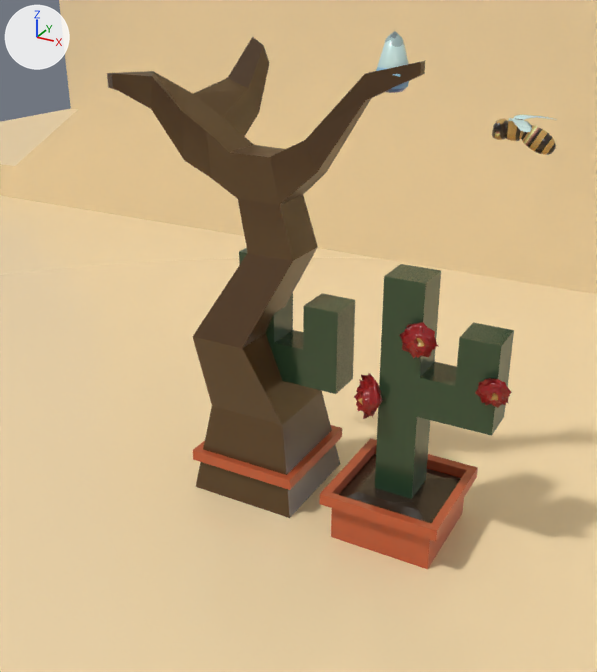
What one commit did to the Blender file blender/3dassets.blend.
One viewpoint serves both versions: a 50 mm camera at (0.949, -1.571, 1.298) aimed at (-0.003, 0.162, 0.432). Lighting does not change. The marker at upper left points along +X, +Y and +Z.

Before the edit, the objects in view are built like this:
```python
me_cube_002 = bpy.data.meshes.new('Cube.002')
me_cube_002.from_pydata(...)  # 64 vertices, 62 faces; spans x -0.139..0.209, y -0.139..0.139, z 0.0..0.713
me_cube_002.materials.append(mat_flatcolor)
me_cube_006 = bpy.data.meshes.new('Cube.006')
me_cube_006.from_pydata(...)  # a box spanning x -0.05..0.05, y -0.05..0.05, z -0.05..0.05
me_cube_006.materials.append(mat_flatcolor)
me_cube_007 = bpy.data.meshes.new('Cube.007')
me_cube_007.from_pydata(...)  # 64 vertices, 62 faces; spans x -0.651..0.0, y -0.212..0.229, z -1.174..0.03
me_cube_007.materials.append(mat_flatcolor)
me_cube_009 = bpy.data.meshes.new('Cube.009')
me_cube_009.from_pydata(...)  # 45 vertices, 42 faces; spans x -0.493..-0.375, y -0.17..0.013, z 0.147..0.441
me_cube_009.polygons.foreach_set('use_smooth', [True] * 42)
me_cube_009.materials.append(mat_flatcolor)
me_cube_012 = bpy.data.meshes.new('Cube.012')
me_cube_012.from_pydata(...)  # 472 vertices, 461 faces, 3 loose edges; spans x -0.139..0.241, y -0.139..0.139, z 0.0..0.713
me_cube_012.materials.append(mat_flatcolor)
ob_cactus = bpy.data.objects.new('Cactus', me_cube_002)
ob_cactus.location = (0.0, 0.0, 0.0)
ob_cactus_flower = bpy.data.objects.new('Cactus.Flower', me_cube_012)
ob_cactus_flower.location = (0.376, -0.037, 0.016)
ob_deadtree = bpy.data.objects.new('deadTree', me_cube_007)
ob_deadtree.location = (0.333, 0.065, 1.124)
ob_largestone = bpy.data.objects.new('largeStone', me_cube_006)
ob_largestone.location = (0.0, 0.0, 0.0)
ob_largestone.scale = (2.6, 2.0, 1.56)
_m = ob_largestone.modifiers.new('Bevel', 'BEVEL')
_m.width = 0.001
_m.width_pct = 0.001
_m.angle_limit = 0.531
_m.vmesh_method = 'CUTOFF'
ob_rain = bpy.data.objects.new('rain', me_cube_009)
ob_rain.location = (0.541, 0.097, 1.013)
ob_rain.scale = (0.626, 0.406, 0.406)
# also in view: 'Scene' at (0.0, 0.04, 3.088); 'Bee' at (0.541, 0.097, 1.005)
```
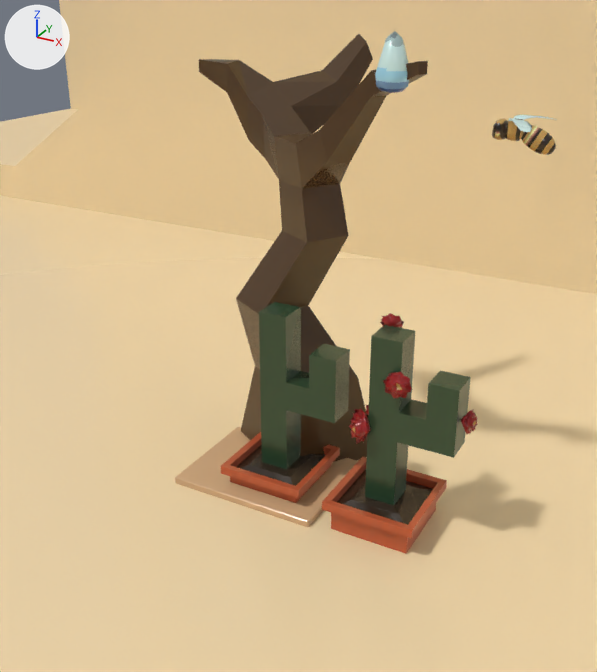
What differs and where, as boxes [x1, y1, x2, y2] in the pictures (597 x 672 px):
```json
{"object": "deadTree", "change": "turned", "before": [107, 37, 425, 518], "after": [199, 34, 428, 462]}
{"object": "Cactus.Flower", "change": "moved, rescaled", "before": [319, 264, 514, 569], "after": [322, 313, 478, 554], "on screen": "20% narrower, 21% shorter"}
{"object": "Cactus", "change": "moved, rescaled", "before": [193, 248, 355, 490], "after": [221, 302, 350, 503], "on screen": "20% narrower, 17% shorter"}
{"object": "largeStone", "change": "rescaled", "after": [175, 427, 358, 527], "on screen": "not visible before"}
```

The change, as JSON lines over the scene's bpy script:
```json
{"op": "set", "path": "ob_cactus.location", "old": "(0.0, 0.0, 0.0)", "new": "(0.038, -0.004, 0.002)"}
{"op": "set", "path": "ob_cactus.scale", "old": "(1.0, 1.0, 1.0)", "new": "(0.8, 0.8, 0.8)"}
{"op": "set", "path": "ob_largestone.scale", "old": "(2.6, 2.0, 1.56)", "new": "(3.9, 3.0, 2.34)"}
{"op": "set", "path": "ob_deadtree.rotation_euler", "old": "(0.0, 0.0, 0.0)", "new": "(0.0, 0.0, -0.532)", "note": "degrees (0, 0, 0) -> degrees (0, 0, -30)"}
{"op": "set", "path": "ob_cactus_flower.location", "old": "(0.376, -0.037, 0.016)", "new": "(0.338, -0.033, 0.014)"}
{"op": "set", "path": "ob_cactus_flower.scale", "old": "(1.0, 1.0, 1.0)", "new": "(0.8, 0.8, 0.8)"}
```
